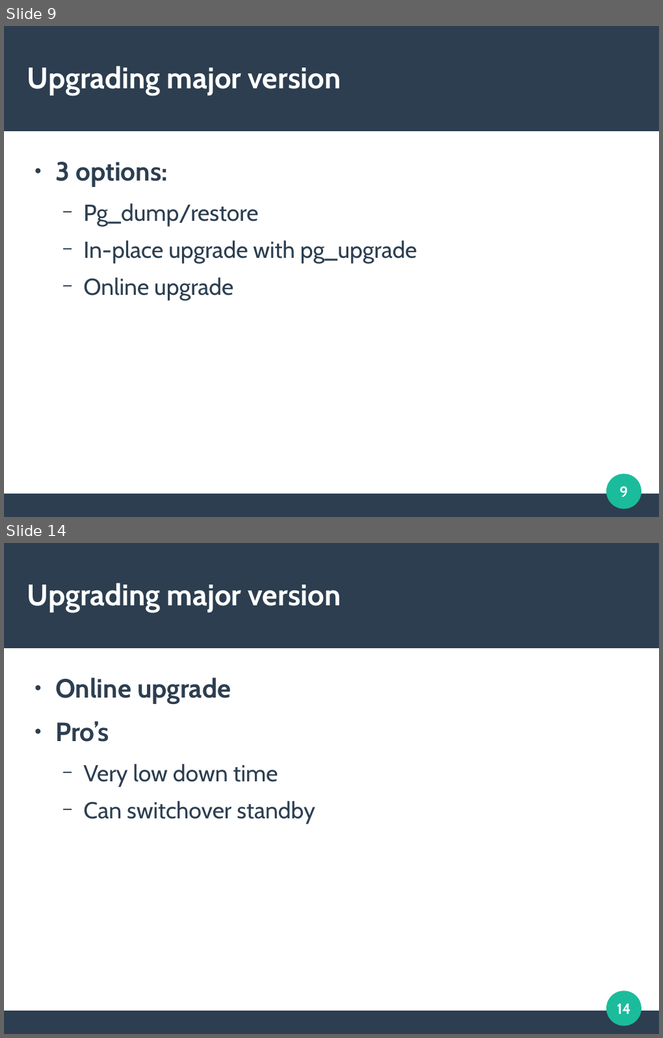
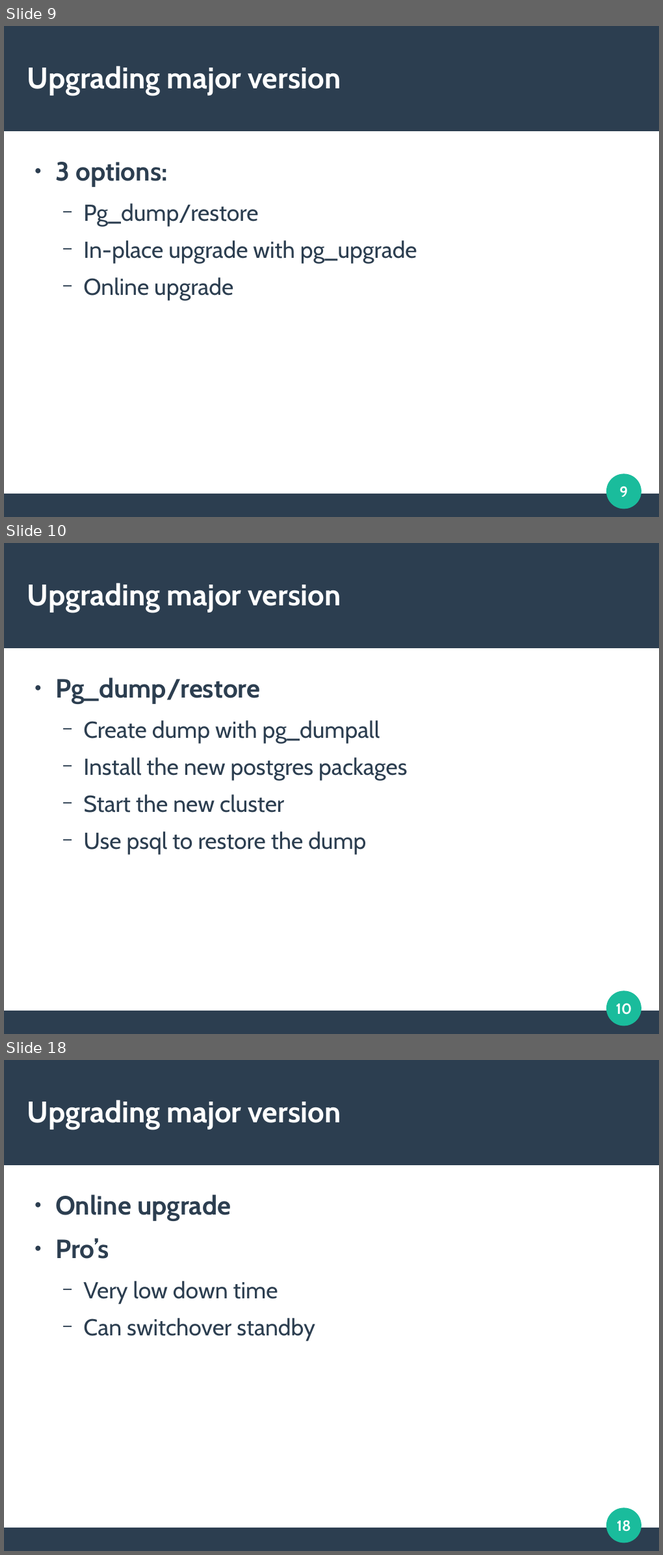
Before and after one commit to openPablo/edb_upgrade_presentation, a slide deck: upgrading_presentation.odp. Shown one above the other, each under a label of ours: slides 9 and 14 before the commit, slides 9, 10 and 18 after it; the slides between them are not shown. The pictures are 663x1038 and 663x1555 pixels, drawn with LibreOffice and Linux fonts; fonts in the diff are those of the drawing. Boxes give left, top, right and bottom in pixels: in the first picture for what was removed or moved away, otherwise in the second. Text is boxed around its words. In the diff, an @@ line names an element or a change of style, - is before the commit and + after.

```diff
--- a/upgrading_presentation.odp
+++ b/upgrading_presentation.odp
@@ slide 10 added at (4,543,659,1034), background #FFFFFF; not listed: 3 template elements that a slide beside it also shows @@
@@ title added at (27,583,341,613), 36 pt, text #FFFFFF, bold @@
+Upgrading major version
@@ text added at (55,678,407,854), 28 pt, text #2C3E50 @@
+● Pg_dump/restore
+  − Create dump with pg_dumpall
+  − Install the new postgres packages
+  − Start the new cluster
+  − Use psql to restore the dump
@@ page number added at (616,1003,633,1015), 18 pt, text #FFFFFF, bold @@
+10
@@ what was slide 14 is now slide 18 @@
@@ page number at (617,1520,631,1532): text changed @@
-14
+18
```
Also in this commit, not shown: 7 slides changed, 2 other slides added, 2 other files.
